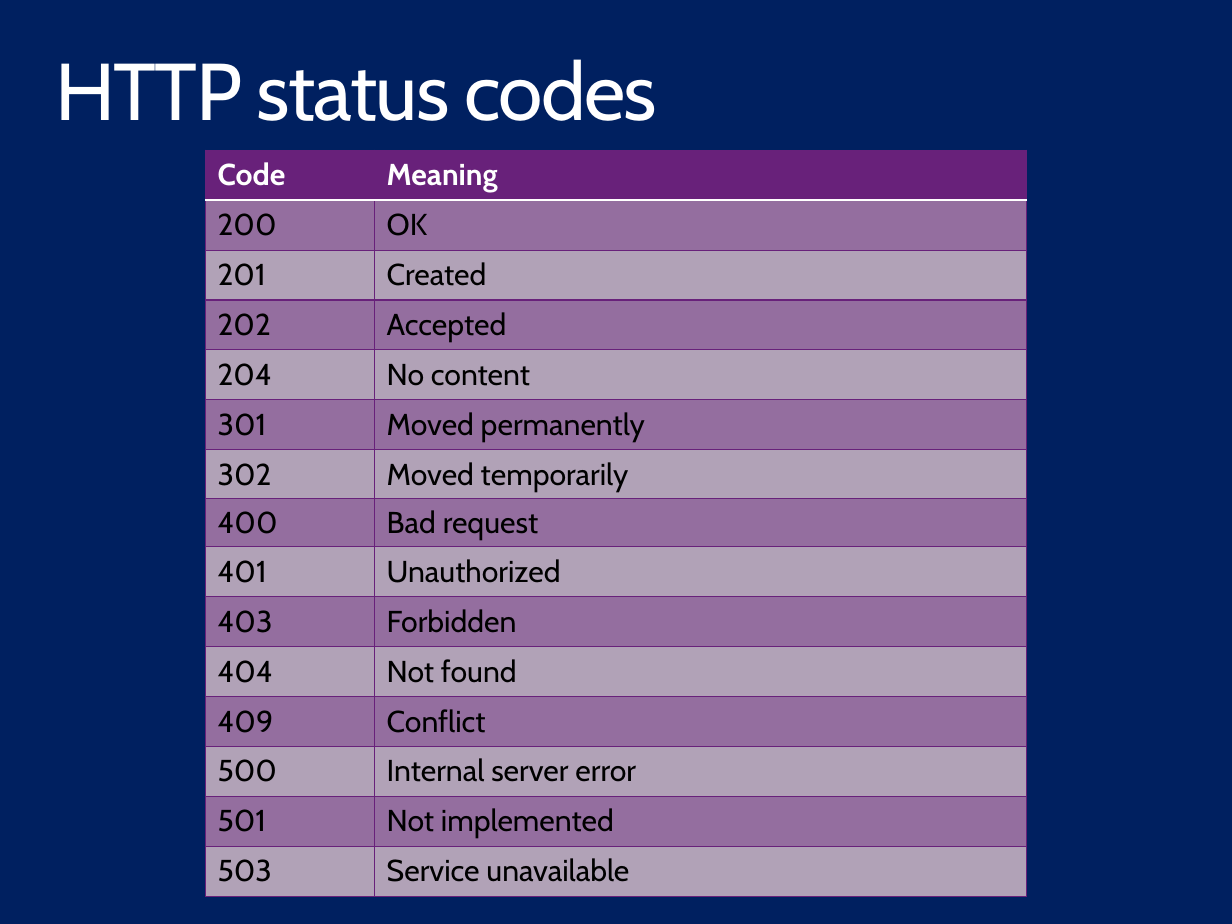
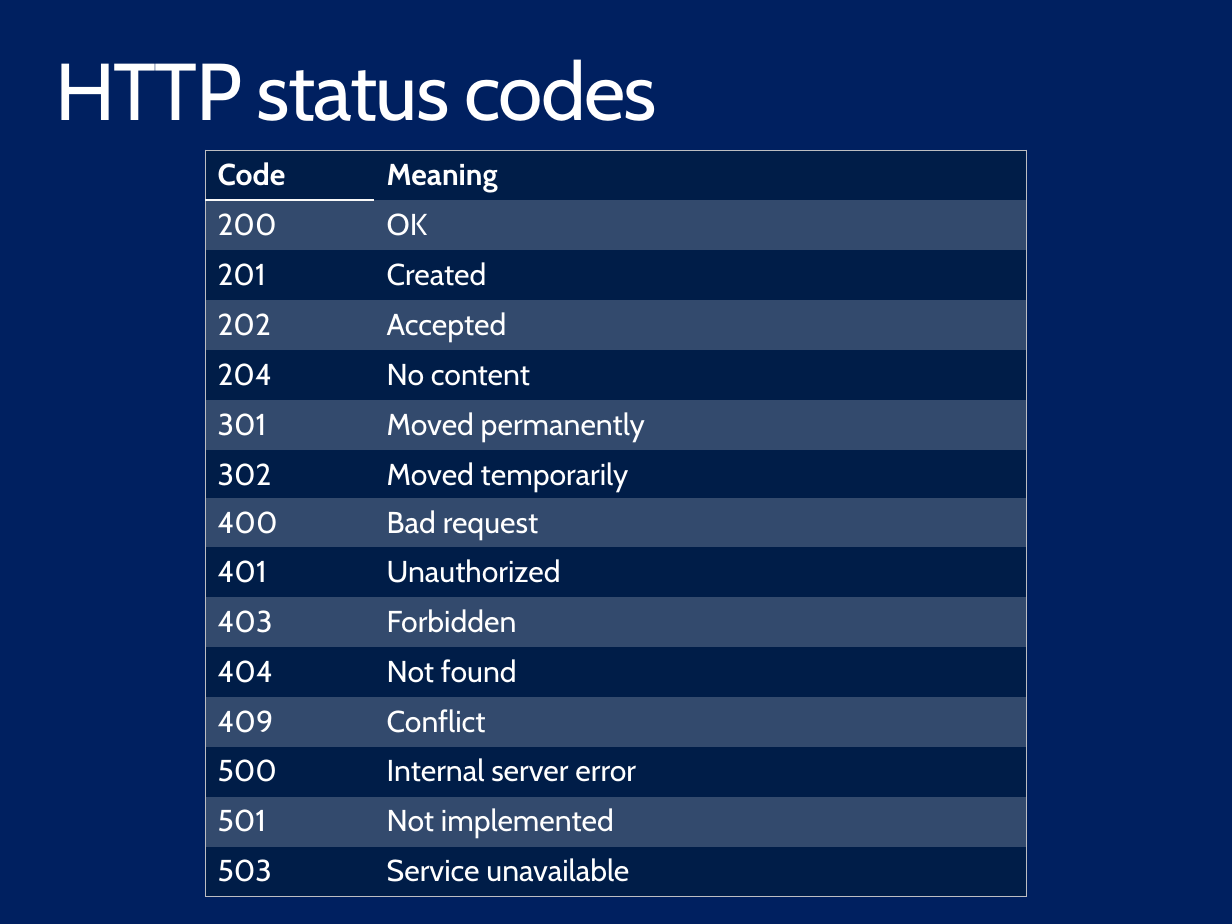
Before and after one commit to ondfisk/BDSA2018, a slide deck: slide 13 of Slides/Lecture07 - JSON and the REST, ASP.NET Core.pptx (slide 15 before the commit). Drawn at 1232x924 pixels with LibreOffice and Linux fonts; fonts in the diff are those of the drawing. Boxes give left, top, right and bottom in pixels: in the first picture for what was removed or moved away, otherwise in the second. Text is boxed around its words. In the diff, an @@ line names an element or a change of style, - is before the commit and + after.

```diff
--- a/Slides/Lecture07 - JSON and the REST, ASP.NET Core.pptx
+++ b/Slides/Lecture07 - JSON and the REST, ASP.NET Core.pptx
@@ table at (205, 150, 1027, 896) @@
@@ fill #68217A to none in row 1 @@
@@ fill #68217A at 40% opacity to #FFFFFF at 20% opacity in 14 cells @@
@@ text colour #000000 to #FFFFFF @@
@@ borders changed @@
```
Also in this commit, not shown: 7 other slides changed, 2 slides added, 2 slides removed.
